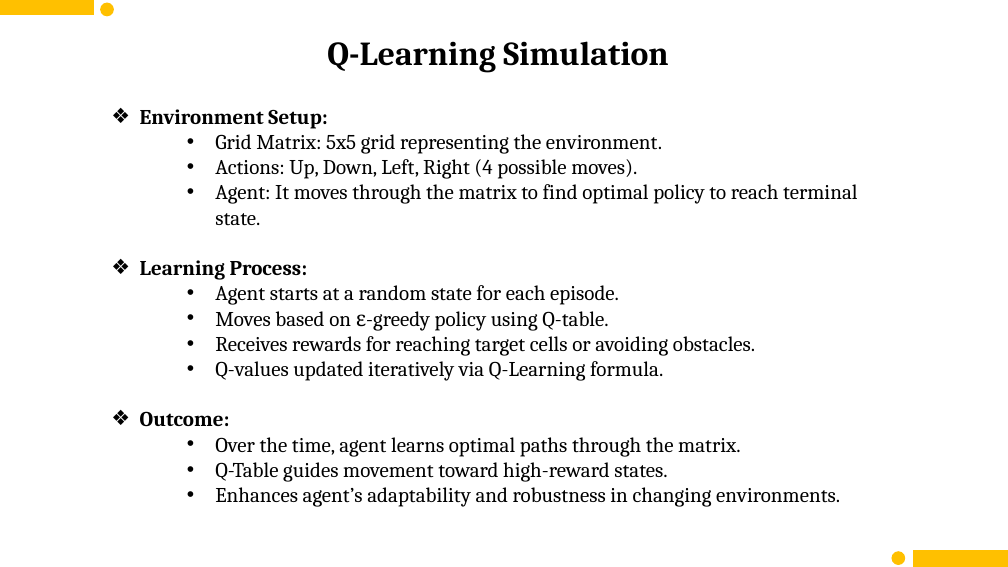
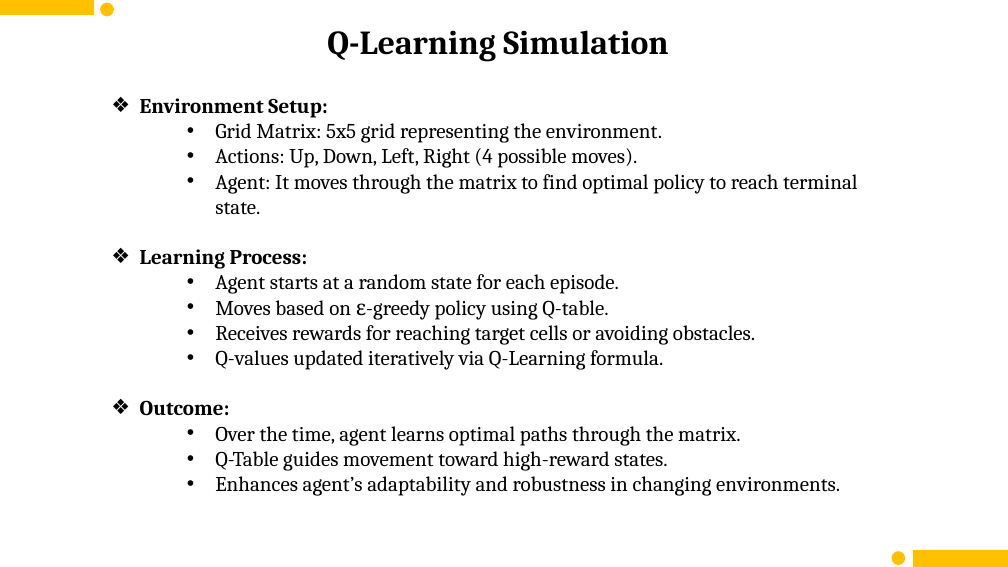
Before and after one commit to imshubhamcodex/ql--resources, a slide deck: slide 17 of mid_sem_RL_interM.pptx. Drawn at 1008x567 pixels with LibreOffice and Linux fonts; fonts in the diff are those of the drawing. Boxes give left, top, right and bottom in pixels: in the first picture for what was removed or moved away, otherwise in the second. Text is boxed around its words. In the diff, an @@ line names an element or a change of style, - is before the commit and + after.

```diff
--- a/mid_sem_RL_interM.pptx
+++ b/mid_sem_RL_interM.pptx
@@ text "Q-Learning Simulation": place and size @@
-text "Q-Learning Simulation" at <box>327,41,668,73</box>
+text "Q-Learning Simulation" at <box>327,30,668,62</box>
@@ text "Environment Setup:": place and size @@
-text "Environment Setup:" at <box>140,109,857,507</box>
+text "Environment Setup:" at <box>140,98,857,496</box>
```
Also in this commit, not shown: 15 other slides changed.
